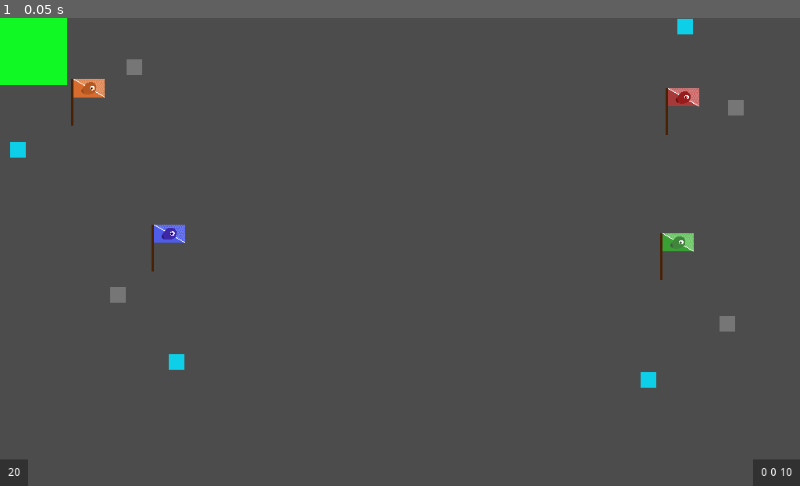
Above: before the commit, frame 1.
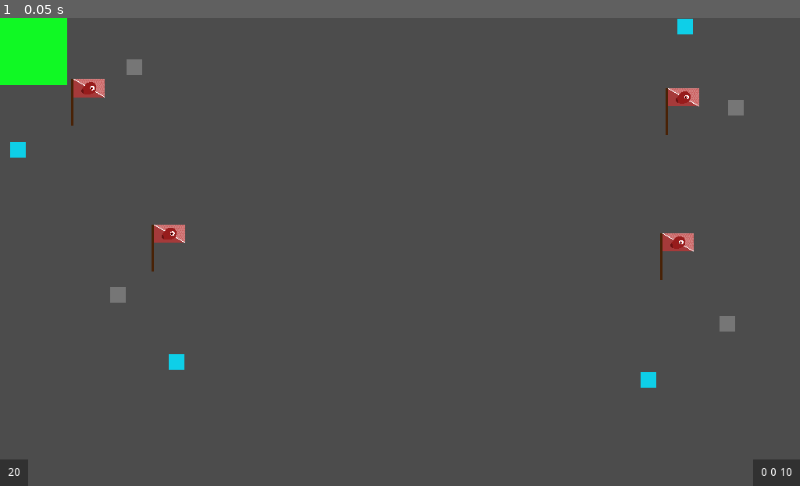
Above: after the commit, the same moment.

Repository: Alexnortung/flufwars
Game: Godot game, scene res://client/game/ClientGame.tscn
The game is run twice, just before and just after one commit, with the same random seed, the same clock (stepped at 60 frames per second) and the same inputs. This scene is started directly instead of the project's main scene.
Inputs:
- Up to frame 1 (0.05 s): no input

The runs differ from the first frame. In frame 1, 0.5% of the frame differs, in the area x 9-87%, y 13-50%.
Error before the commit: Invalid call. Nonexistent function 'connect' in base 'Nil'. (res://client/game/ClientGame.gd:5)
Error after the commit: Invalid call. Nonexistent function 'children' in base 'Node2D'. (res://common/game/Team.gd:16)

Commit message:
Revert "removed some functions, so they couldnt be called upon the server"
This reverts commit 43f6c646ecf29f1d18714b311929eab16522da63.

Diff:
--- a/client/game/ClientGame.gd
+++ b/client/game/ClientGame.gd
@@ -5,7 +5,7 @@
 	clientPlayer.connect("single_attack", self, "single_attack")
 	clientPlayer.connect("auto_attack", self, "auto_attack")
 
-func on_pre_configure_complete():
+remotesync func on_pre_configure_complete():
 	print("All clients are configured. Starting the game.")
 	get_tree().paused = false
 
@@ -32,21 +32,3 @@
 
 func load_lobby():
 	get_tree().change_scene("res://client/lobby/ClientLobby.tscn")
-
-remote func remote_on_pre_configure_complete():
-	on_pre_configure_complete()
-
-remote func remote_on_flag_picked_up(teamIndex : int, playerId : int):
-	on_flag_picked_up(teamIndex, playerId)
-
-remote func remote_on_take_damage(playerId: int, newHealth: int):
-	on_take_damage(playerId, newHealth)
-
-remote func remote_on_spawn_projectile(position: Vector2, direction: Vector2, projectileType: String, projectileId: String):
-	on_spawn_projectile(position, direction, projectileType, projectileId)
-
-remote func remote_on_respawn_player(playerId: int):
-	on_respawn_player(playerId)
-
-remote func remote_on_player_dead(playerId: int):
-	on_player_dead(playerId)
--- a/common/game/Game.gd
+++ b/common/game/Game.gd
@@ -115,20 +115,20 @@
 		return true
 	return false
 
-func on_pre_configure_complete():
+remotesync func on_pre_configure_complete():
 	print("All clients are configured. Starting the game.")
 	get_tree().paused = false
 
-func on_flag_picked_up(teamIndex : int, playerId : int):
+remotesync func on_flag_picked_up(teamIndex : int, playerId : int):
 	var flag = get_flag(teamIndex)
 	var player = get_player(playerId)
 	flag.picked_up(flag, player)
 	print("Game remote: picking up the flag. Teamindex: " + str(teamIndex) + " playerId: " + str(playerId))
 
-func on_take_damage(playerId: int, newHealth: int):
+remotesync func on_take_damage(playerId: int, newHealth: int):
 	get_player(playerId).update_health(newHealth)
 
-func on_spawn_projectile(position: Vector2, direction: Vector2, projectileType: String, projectileId: String):
+remotesync func on_spawn_projectile(position: Vector2, direction: Vector2, projectileType: String, projectileId: String):
 	# print("spawning projectile")
 	var projectileLoad = projectileTypes[projectileType]
 	var projectile = projectileLoad.instance()
@@ -137,18 +137,17 @@
 	projectiles[projectileId] = projectile
 	emit_signal("spawn_projectile", projectile)
 
-func on_respawn_player(playerId: int):
+remotesync func on_respawn_player(playerId: int):
 	var player = get_player(playerId)
 	player.position = player.playerSpawn.position
 	player.health = player.initHealth
 	player.kill_player(false)
 
-func on_player_dead(playerId):
+remotesync func on_player_dead(playerId):
 	get_player(playerId).kill_player(true)
 
 func player_dies(playerId: int):
-	on_player_dead(playerId)
-	rpc("remote_on_player_dead", playerId)
+	rpc("on_player_dead", playerId)
 
 func respawn_player(playerId: int):
 	pass
--- a/common/game/levels/BaseLevel.gd
+++ b/common/game/levels/BaseLevel.gd
@@ -12,7 +12,7 @@
 		teamNode.teamIndex = teamIndex
 		flagNode.teamIndex = teamIndex
 		teamIndex += 1
-		#connect_resource_spawners(teamNode.get_resource_spawners())
+		connect_resource_spawners(teamNode.get_resource_spawners())
 
 func flag_picked_up(flag, player):
 	print("BaseLevel: flag picked up")
--- a/server/game/ServerGame.gd
+++ b/server/game/ServerGame.gd
@@ -25,8 +25,7 @@
 	# All clients are done, unpause the game
 	if unreadyPlayers.empty():
 		print("Starting the game")
-		on_pre_configure_complete()
-		rpc("remote_on_pre_configure_complete")
+		rpc("on_pre_configure_complete")
 
 
 func remove_player(playerId: int):
@@ -53,13 +52,11 @@
 
 func flag_picked_up(flag : Node2D, player : Node2D):
 	print("telling clients, flag was picked up")
-	on_flag_picked_up(flag.teamIndex, player.id)
-	rpc("remote_on_flag_picked_up", flag.teamIndex, player.id)
+	rpc("on_flag_picked_up", flag.teamIndex, player.id)
 	print("ServerGame: Flag ID: " + str(flag.teamIndex) + " PlayerId: " + str(player.id))
 
 func damage_taken(playerId: int, newHealth: int):
-	on_take_damage(playerId, newHealth)
-	rpc("remote_on_take_damage", playerId, newHealth)
+	rpc("on_take_damage", playerId, newHealth)
 
 func weapon_auto_attack(player):
 	#print("Player: weapon auto attack")
@@ -68,8 +65,7 @@
 	# spawn projectile or other attack logic
 	var position = player.get_projectile_spawn_position()
 	var direction = player.get_direction()
-	on_spawn_projectile(position, direction, weapon.projectile, UUID.v4())
-	rpc("remote_on_spawn_projectile", position, direction, weapon.projectile, UUID.v4())
+	rpc("on_spawn_projectile", position, direction, weapon.projectile, UUID.v4())
 
 remote func single_attacked():
 	var playerId = get_tree().get_rpc_sender_id()
@@ -81,8 +77,7 @@
 		return
 	var position = player.get_projectile_spawn_position()
 	var direction = player.get_direction()
-	on_spawn_projectile(position, direction, weapon.projectile, UUID.v4())
-	rpc("remote_on_spawn_projectile", position, direction, weapon.projectile, UUID.v4())
+	rpc("on_spawn_projectile", position, direction, weapon.projectile, UUID.v4())
 
 remote func auto_attacked(start):
 	var playerId = get_tree().get_rpc_sender_id()
@@ -99,8 +94,7 @@
 		end_game()
 
 	if !is_flag_taken(player.teamIndex):
-		on_respawn_player(playerId)
-		rpc("remote_on_respawn_player", playerId)
+		rpc("on_respawn_player", playerId)
 		print("respawn player")
 
 func get_alive_teams():
